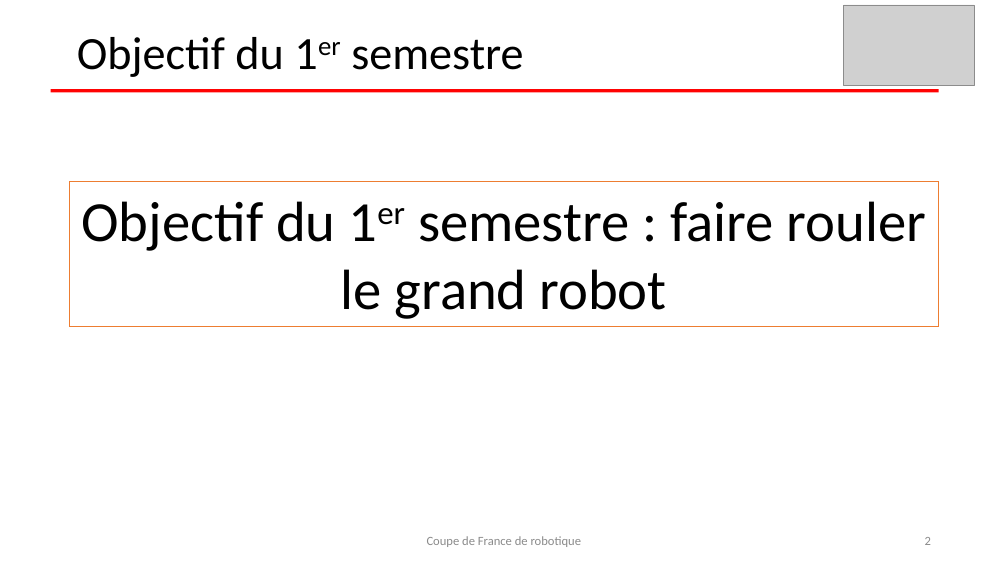
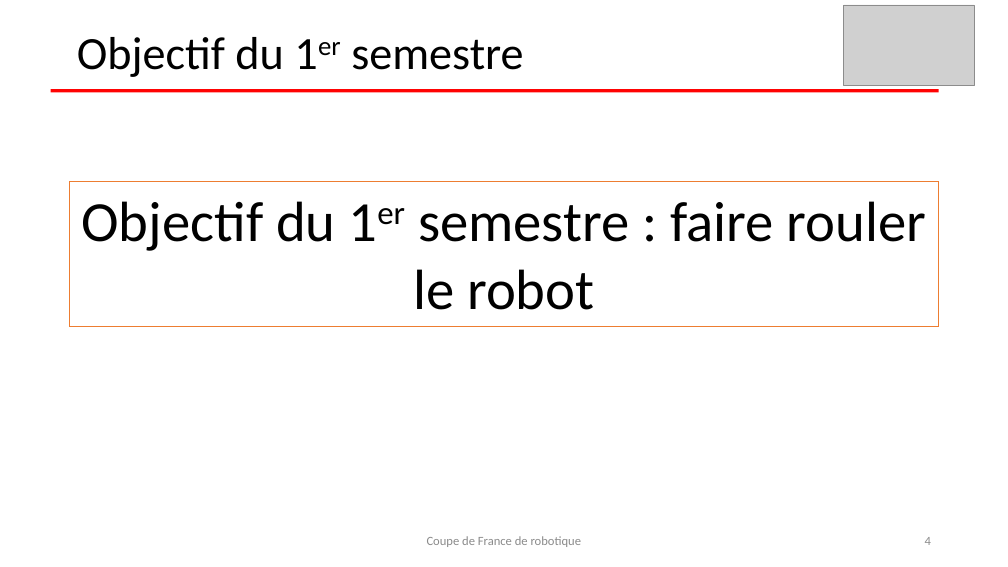
Before and after one commit to nsobczak/CoupeDeFrance, a slide deck: slide 4 of Présentation 1er semestre/2016-12 Présentation coupe de France.pptx (slide 2 before the commit). Drawn at 1008x567 pixels with LibreOffice and Linux fonts; fonts in the diff are those of the drawing; grey boxes stand for pictures. Boxes give left, top, right and bottom in pixels: in the first picture for what was removed or moved away, otherwise in the second. Text is boxed around its words. In the diff, an @@ line names an element or a change of style, - is before the commit and + after.

```diff
--- a/Présentation 1er semestre/2016-12 Présentation coupe de France.pptx
+++ b/Présentation 1er semestre/2016-12 Présentation coupe de France.pptx
@@ text in rectangle at (x1=81, y1=201, x2=926, y2=310): text changed @@
-Objectif du 1er semestre : faire rouler le grand robot
+Objectif du 1er semestre : faire rouler le robot
@@ page number at (x1=925, y1=537, x2=931, y2=545): text changed @@
-2
+4
```
Also in this commit, not shown: 7 other slides changed.
